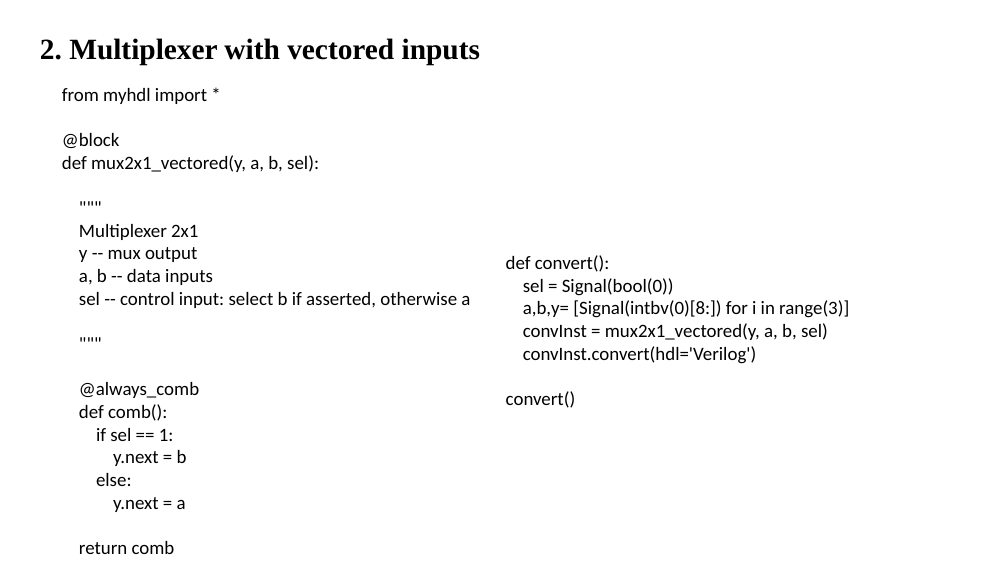
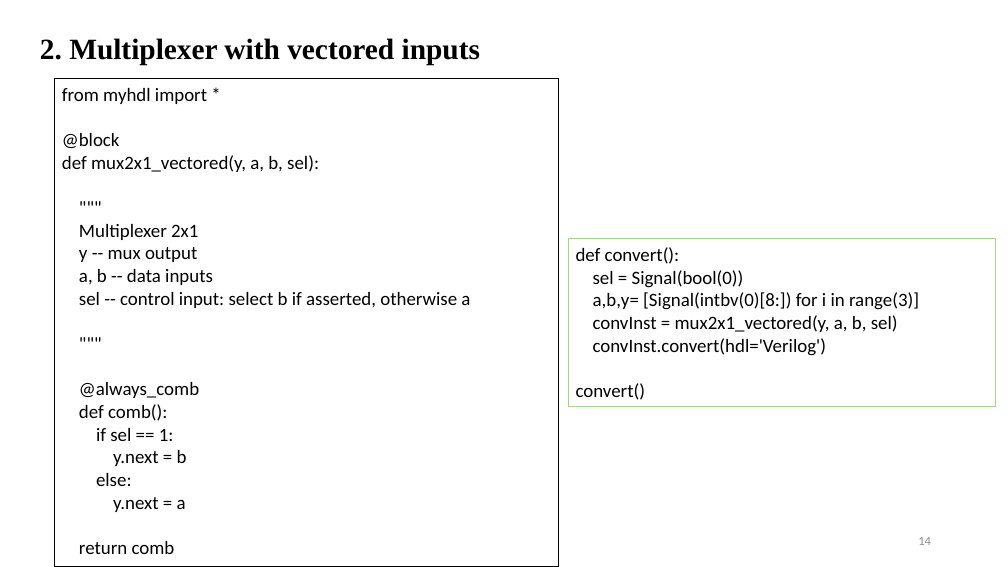
Before and after one commit to visionvlsi/Proj_HLS_phase1, a slide deck: slide 14 of hls_phase1.pptx. Drawn at 1008x567 pixels with LibreOffice and Linux fonts; fonts in the diff are those of the drawing. Boxes give left, top, right and bottom in pixels: in the first picture for what was removed or moved away, otherwise in the second. Text is boxed around its words. In the diff, an @@ line names an element or a change of style, - is before the commit and + after.

```diff
--- a/hls_phase1.pptx
+++ b/hls_phase1.pptx
@@ rectangle "from myhdl import *": place and size @@
-rectangle "from myhdl import *" at (62, 88, 470, 554)
+rectangle "from myhdl import *" at (54, 79, 559, 567)
@@ rectangle "from myhdl import *" at (54, 79, 559, 567): outline none to #000000 0.75 pt @@
@@ rectangle "def convert():": place and size @@
-rectangle "def convert():" at (506, 255, 849, 408)
+rectangle "def convert():" at (568, 239, 995, 407)
@@ rectangle "def convert():" at (568, 239, 995, 407): outline none to #A9D18E 0.75 pt @@
@@ page number added at (918, 537, 931, 545), 12 pt, text #8C8C8C @@
+14
```
Also in this commit, not shown: 13 other slides changed, 3 slides added, 5 other files.
